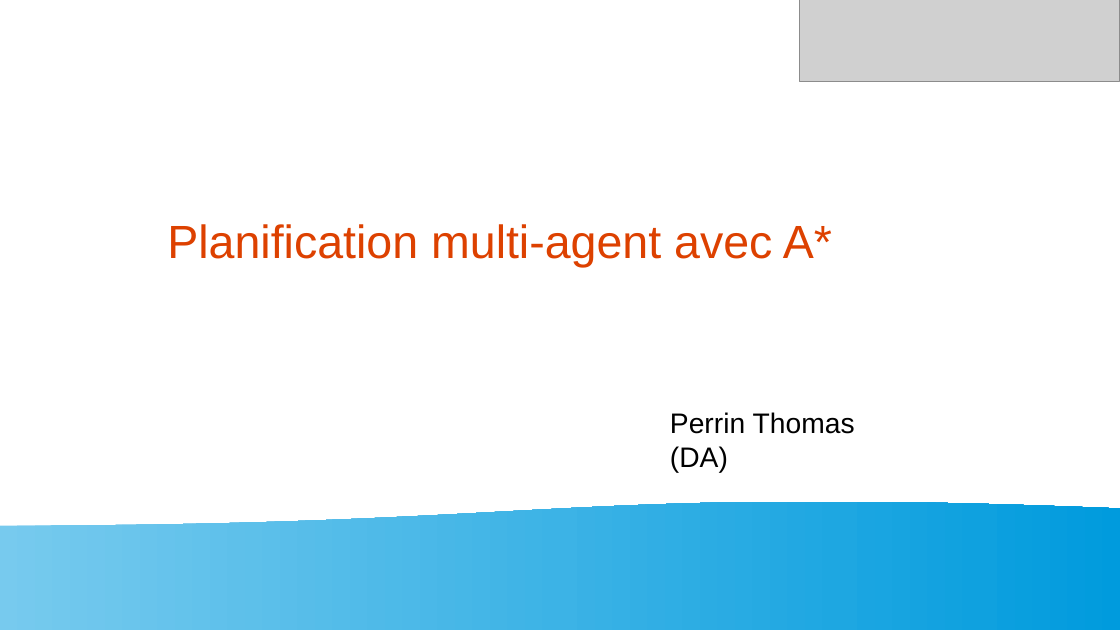
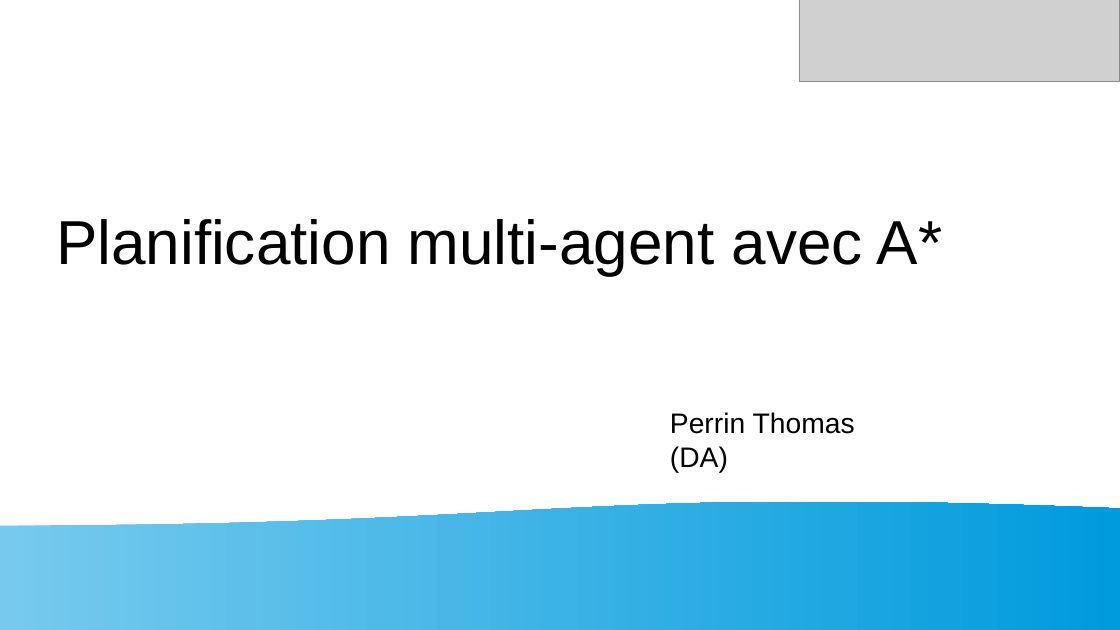
Before and after one commit to ThomasPerrinUniv/Projet_Informatique_Scientifique, a slide deck: slide 1 of presentation.odp. Drawn at 1120x630 pixels with LibreOffice and Linux fonts; fonts in the diff are those of the drawing; grey boxes stand for pictures. Boxes give left, top, right and bottom in pixels: in the first picture for what was removed or moved away, otherwise in the second. Text is boxed around its words. In the diff, an @@ line names an element or a change of style, - is before the commit and + after.

```diff
--- a/presentation.odp
+++ b/presentation.odp
@@ title "Planification multi-agent avec A*" at (56,219,943,276): size 33 to 44 pt, text colour #DD4100 to #000000 @@
```
Also in this commit, not shown: 3 other slides changed, 1 slide added, 3 other files.
